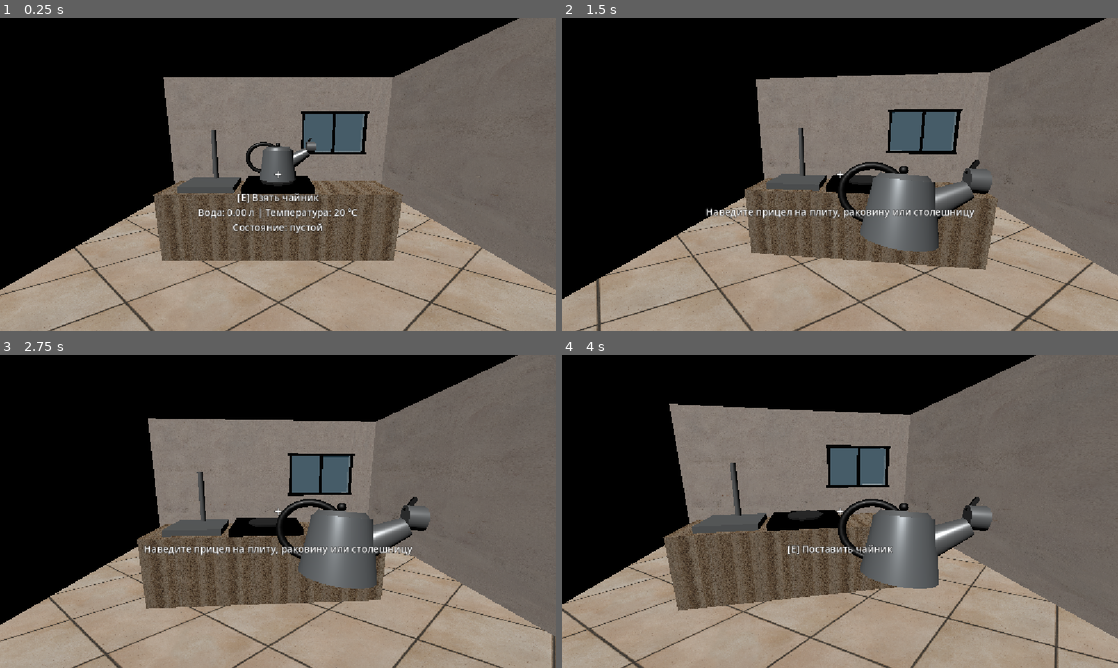
Above: before the commit, frames 1-4 (two rows, left to right).
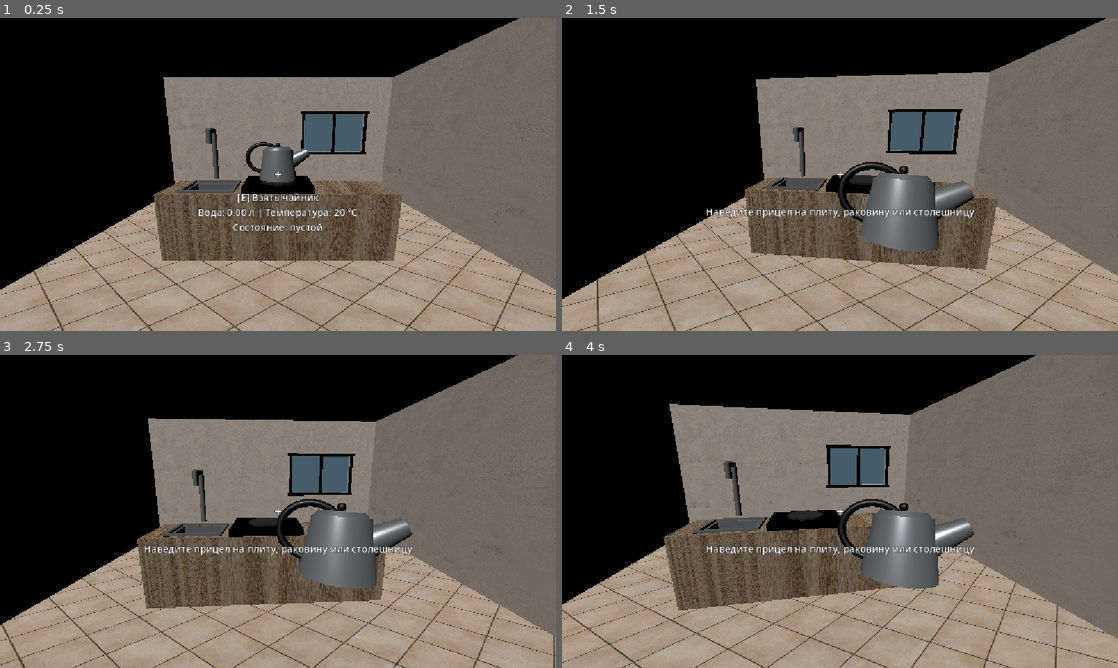
Above: after the commit, the same moments.

Repository: moorozoov/kettle-simulator
Game: Godot game, scene res://scenes/main.tscn
Two runs of this game, one before a commit and one after it. Both use one fixed random seed, a clock stepped at 60 frames per second and the inputs below.
Inputs (mouse positions are in pixels of both pictures, inside the frame that each line leads up to):
- Up to frame 1 (0.25 s): no input
- Up to frame 2 (1.5 s): tap Enter at 0.5 s; move the mouse to (867, 174) at 0.52 s; hold E (interact) 0.53-1.28 s; click (867, 174) at 0.67 s; tap Space at 1.25 s; move the mouse to (812, 174) at 1.27 s; tap E (interact) at 1.35 s; click (812, 174) at 1.42 s
- Up to frame 3 (2.75 s): tap Enter at 2 s; move the mouse to (289, 505) at 2.02 s; hold E (interact) from 2.03 s (still down); click (289, 505) at 2.17 s
- Up to frame 4 (4 s): tap Space at 2.75 s; move the mouse to (834, 517) at 2.77 s; release E (interact) at 2.78 s; tap E (interact) at 2.85 s; click (834, 517) at 2.92 s; tap Enter at 3.5 s; move the mouse to (878, 514) at 3.52 s; hold E (interact) from 3.53 s (still down); click (878, 514) at 3.67 s

The runs differ from the first frame. In frame 1, 5.2% of the frame differs, in the area x 0-100%, y 10-100%; in frame 2, 4.7%; in frame 3, 4.8%; in frame 4, 5.8%, in the area x 0-100%, y 2-100%.

Commit message:
fix: refine kitchen visuals and kettle states

Diff:
--- a/assets/materials/pbr/interior_tiles/interior_tiles.tres
+++ b/assets/materials/pbr/interior_tiles/interior_tiles.tres
@@ -13,4 +13,4 @@
 normal_texture = ExtResource("2_normal")
 ao_enabled = true
 ao_texture = ExtResource("4_ao")
-uv1_scale = Vector3(4, 4, 4)
+uv1_scale = Vector3(8, 8, 8)
--- a/assets/materials/pbr/kitchen_wood/kitchen_wood.tres
+++ b/assets/materials/pbr/kitchen_wood/kitchen_wood.tres
@@ -12,4 +12,4 @@
 normal_texture = ExtResource("2_normal")
 ao_enabled = true
 ao_texture = ExtResource("4_ao")
-uv1_scale = Vector3(10, 10, 10)
+uv1_scale = Vector3(3, 1, 1)
--- a/assets/materials/pbr/painted_plaster/painted_plaster.tres
+++ b/assets/materials/pbr/painted_plaster/painted_plaster.tres
@@ -6,7 +6,7 @@
 [ext_resource type="Texture2D" path="res://assets/materials/pbr/painted_plaster/painted_plaster_ao_1k.png" id="4_ao"]
 
 [resource]
-albedo_color = Color(0.91, 0.88, 0.84, 1)
+albedo_color = Color(0.94, 0.91, 0.86, 1)
 albedo_texture = ExtResource("1_albedo")
 roughness_texture = ExtResource("3_rough")
 normal_enabled = true
@@ -14,4 +14,4 @@
 normal_texture = ExtResource("2_normal")
 ao_enabled = true
 ao_texture = ExtResource("4_ao")
-uv1_scale = Vector3(2, 2, 2)
+uv1_scale = Vector3(3, 2, 3)
--- a/scenes/interactables/kettle.tscn
+++ b/scenes/interactables/kettle.tscn
@@ -110,9 +110,9 @@
 
 [sub_resource type="CylinderMesh" id="CylinderMesh_whistle_cap"]
 material = ExtResource("1_wwbax")
-top_radius = 0.075
-bottom_radius = 0.075
-height = 0.105
+top_radius = 0.06
+bottom_radius = 0.073
+height = 0.055
 radial_segments = 24
 
 [sub_resource type="CylinderMesh" id="CylinderMesh_whistle_opening"]
@@ -144,16 +144,16 @@
 transform = Transform3D(0.49999997, 0.86602545, 0, -0.86602545, 0.49999997, 0, 0, 0, 1, 0.25, 0.29, 0)
 mesh = SubResource("CylinderMesh_pgvm0")
 
-[node name="WhistleCap" type="MeshInstance3D" parent="."]
-transform = Transform3D(0, -1, 0, 1, 0, 0, 0, 0, 1, 0.43, 0.43, 0)
+[node name="WhistleCap" type="MeshInstance3D" parent="Spout"]
+transform = Transform3D(1, 0, 0, 0, 1, 0, 0, 0, 1, 0, -0.185, 0)
 mesh = SubResource("CylinderMesh_whistle_cap")
 
-[node name="WhistleOpening" type="MeshInstance3D" parent="."]
-transform = Transform3D(0, -1, 0, 1, 0, 0, 0, 0, 1, 0.486, 0.43, 0)
+[node name="WhistleOpening" type="MeshInstance3D" parent="Spout"]
+transform = Transform3D(1, 0, 0, 0, -1, 0, 0, 0, -1, 0, -0.216, 0)
 mesh = SubResource("CylinderMesh_whistle_opening")
 
-[node name="WhistleLever" type="MeshInstance3D" parent="."]
-transform = Transform3D(0.8660254, 0.5, 0, -0.5, 0.8660254, 0, 0, 0, 1, 0.405, 0.51, 0)
+[node name="WhistleLever" type="MeshInstance3D" parent="Spout"]
+transform = Transform3D(0.8660254, -0.5, 0, 0.5, 0.8660254, 0, 0, 0, 1, 0.075, -0.18, 0)
 mesh = SubResource("BoxMesh_whistle_lever")
 
 [node name="Handle" type="MeshInstance3D" parent="." unique_id=1180051132]
--- a/scenes/main.tscn
+++ b/scenes/main.tscn
@@ -16,9 +16,17 @@
 material = ExtResource("2_o6xl0")
 size = Vector3(6, 0.1, 6)
 
-[sub_resource type="BoxMesh" id="BoxMesh_fkk8u"]
+[sub_resource type="BoxMesh" id="BoxMesh_counter_left"]
 material = ExtResource("3_tipki")
-size = Vector3(3, 0.9, 0.7)
+size = Vector3(0.25, 0.9, 0.7)
+
+[sub_resource type="BoxMesh" id="BoxMesh_counter_right"]
+material = ExtResource("3_tipki")
+size = Vector3(2.05, 0.9, 0.7)
+
+[sub_resource type="BoxMesh" id="BoxMesh_counter_sink_strip"]
+material = ExtResource("3_tipki")
+size = Vector3(0.7, 0.9, 0.075)
 
 [sub_resource type="BoxMesh" id="BoxMesh_pgvm0"]
 material = ExtResource("4_85g3d")
@@ -35,17 +43,47 @@
 radius = 0.23
 
 [sub_resource type="BoxShape3D" id="BoxShape3D_counter_place"]
-size = Vector3(1.0, 0.12, 0.6)
-
-[sub_resource type="BoxMesh" id="BoxMesh_pdowp"]
-material = ExtResource("5_choun")
-size = Vector3(0.7, 0.08, 0.55)
+size = Vector3(0.8, 0.16, 0.3)
+
+[sub_resource type="BoxMesh" id="BoxMesh_sink_basin"]
+material = ExtResource("5_choun")
+size = Vector3(0.57, 0.035, 0.42)
+
+[sub_resource type="BoxMesh" id="BoxMesh_sink_inner_long"]
+material = ExtResource("5_choun")
+size = Vector3(0.57, 0.18, 0.035)
+
+[sub_resource type="BoxMesh" id="BoxMesh_sink_inner_short"]
+material = ExtResource("5_choun")
+size = Vector3(0.035, 0.18, 0.42)
+
+[sub_resource type="BoxMesh" id="BoxMesh_sink_rim_long"]
+material = ExtResource("5_choun")
+size = Vector3(0.7, 0.025, 0.045)
+
+[sub_resource type="BoxMesh" id="BoxMesh_sink_rim_short"]
+material = ExtResource("5_choun")
+size = Vector3(0.045, 0.025, 0.46)
 
 [sub_resource type="CylinderMesh" id="CylinderMesh_fkk8u"]
 material = ExtResource("5_choun")
 top_radius = 0.035
 bottom_radius = 0.035
 height = 0.7
+
+[sub_resource type="CylinderMesh" id="CylinderMesh_faucet_arm"]
+material = ExtResource("5_choun")
+top_radius = 0.035
+bottom_radius = 0.035
+height = 0.24
+radial_segments = 20
+
+[sub_resource type="CylinderMesh" id="CylinderMesh_faucet_nozzle"]
+material = ExtResource("5_choun")
+top_radius = 0.04
+bottom_radius = 0.035
+height = 0.18
+radial_segments = 20
 
 [sub_resource type="CylinderMesh" id="CylinderMesh_pgvm0"]
 material = ExtResource("9_85g3d")
@@ -156,17 +194,32 @@
 
 [node name="Counter" type="MeshInstance3D" parent="." unique_id=635066553]
 transform = Transform3D(1, 0, 0, 0, 1, 0, 0, 0, 1, 0, 0.45, 0)
-mesh = SubResource("BoxMesh_fkk8u")
+
+[node name="LeftSection" type="MeshInstance3D" parent="Counter"]
+transform = Transform3D(1, 0, 0, 0, 1, 0, 0, 0, 1, -1.375, 0, 0)
+mesh = SubResource("BoxMesh_counter_left")
+
+[node name="RightSection" type="MeshInstance3D" parent="Counter"]
+transform = Transform3D(1, 0, 0, 0, 1, 0, 0, 0, 1, 0.475, 0, 0)
+mesh = SubResource("BoxMesh_counter_right")
+
+[node name="SinkBackStrip" type="MeshInstance3D" parent="Counter"]
+transform = Transform3D(1, 0, 0, 0, 1, 0, 0, 0, 1, -0.9, 0, -0.3125)
+mesh = SubResource("BoxMesh_counter_sink_strip")
+
+[node name="SinkFrontStrip" type="MeshInstance3D" parent="Counter"]
+transform = Transform3D(1, 0, 0, 0, 1, 0, 0, 0, 1, -0.9, 0, 0.3125)
+mesh = SubResource("BoxMesh_counter_sink_strip")
 
 [node name="CounterPlacement" type="StaticBody3D" parent="."]
-transform = Transform3D(1, 0, 0, 0, 1, 0, 0, 0, 1, 1.0, 0.94, 0)
+transform = Transform3D(1, 0, 0, 0, 1, 0, 0, 0, 1, 0.9, 0.94, 0.2)
 script = ExtResource("11_counter_place")
 
 [node name="CollisionShape3D" type="CollisionShape3D" parent="CounterPlacement"]
 shape = SubResource("BoxShape3D_counter_place")
 
 [node name="KettlePoint" type="Marker3D" parent="CounterPlacement"]
-transform = Transform3D(1, 0, 0, 0, 1, 0, 0, 0, 1, 0, 0.07, 0)
+transform = Transform3D(1, 0, 0, 0, 1, 0, 0, 0, 1, 0, -0.06, -0.1)
 
 [node name="Stove" type="MeshInstance3D" parent="." unique_id=1635088889]
 transform = Transform3D(1, 0, 0, 0, 1, 0, 0, 0, 1, 0, 0.94, 0)
@@ -187,17 +240,60 @@
 
 [node name="Sink" type="MeshInstance3D" parent="." unique_id=2075283334]
 transform = Transform3D(1, 0, 0, 0, 1, 0, 0, 0, 1, -0.9, 0.94, 0)
-mesh = SubResource("BoxMesh_pdowp")
 
 [node name="KettlePoint" type="Marker3D" parent="Sink" unique_id=191558176]
 transform = Transform3D(1, 0, 0, 0, 1, 0, 0, 0, 1, 0, 0.06999999, 0)
 
+[node name="BasinInterior" type="MeshInstance3D" parent="Sink"]
+transform = Transform3D(1, 0, 0, 0, 1, 0, 0, 0, 1, 0, -0.22, 0)
+mesh = SubResource("BoxMesh_sink_basin")
+
+[node name="BasinWallFront" type="MeshInstance3D" parent="Sink"]
+transform = Transform3D(1, 0, 0, 0, 1, 0, 0, 0, 1, 0, -0.13, 0.21)
+mesh = SubResource("BoxMesh_sink_inner_long")
+
+[node name="BasinWallBack" type="MeshInstance3D" parent="Sink"]
+transform = Transform3D(1, 0, 0, 0, 1, 0, 0, 0, 1, 0, -0.13, -0.21)
+mesh = SubResource("BoxMesh_sink_inner_long")
+
+[node name="BasinWallLeft" type="MeshInstance3D" parent="Sink"]
+transform = Transform3D(1, 0, 0, 0, 1, 0, 0, 0, 1, -0.285, -0.13, 0)
+mesh = SubResource("BoxMesh_sink_inner_short")
+
+[node name="BasinWallRight" type="MeshInstance3D" parent="Sink"]
+transform = Transform3D(1, 0, 0, 0, 1, 0, 0, 0, 1, 0.285, -0.13, 0)
+mesh = SubResource("BoxMesh_sink_inner_short")
+
+[node name="RimFront" type="MeshInstance3D" parent="Sink"]
+transform = Transform3D(1, 0, 0, 0, 1, 0, 0, 0, 1, 0, -0.025, 0.252)
+mesh = SubResource("BoxMesh_sink_rim_long")
+
+[node name="RimBack" type="MeshInstance3D" parent="Sink"]
+transform = Transform3D(1, 0, 0, 0, 1, 0, 0, 0, 1, 0, -0.025, -0.252)
+mesh = SubResource("BoxMesh_sink_rim_long")
+
+[node name="RimLeft" type="MeshInstance3D" parent="Sink"]
+transform = Transform3D(1, 0, 0, 0, 1, 0, 0, 0, 1, -0.327, -0.025, 0)
+mesh = SubResource("BoxMesh_sink_rim_short")
+
+[node name="RimRight" type="MeshInstance3D" parent="Sink"]
+transform = Transform3D(1, 0, 0, 0, 1, 0, 0, 0, 1, 0.327, -0.025, 0)
+mesh = SubResource("BoxMesh_sink_rim_short")
+
 [node name="Faucet" type="MeshInstance3D" parent="Sink" unique_id=1051509365]
-transform = Transform3D(1, 0, 0, 0, 1, 0, 0, 0, 1, 0, 0.37999994, -0.2)
+transform = Transform3D(1, 0, 0, 0, 1, 0, 0, 0, 1, 0, 0.38, -0.22)
 mesh = SubResource("CylinderMesh_fkk8u")
 
+[node name="FaucetArm" type="MeshInstance3D" parent="Sink"]
+transform = Transform3D(1, 0, 0, 0, 0, 1, 0, -1, 0, 0, 0.72, -0.11)
+mesh = SubResource("CylinderMesh_faucet_arm")
+
+[node name="FaucetNozzle" type="MeshInstance3D" parent="Sink"]
+transform = Transform3D(1, 0, 0, 0, 1, 0, 0, 0, 1, 0, 0.64, 0)
+mesh = SubResource("CylinderMesh_faucet_nozzle")
+
 [node name="WaterStream" type="MeshInstance3D" parent="Sink" unique_id=2007514268]
-transform = Transform3D(1, 0, 0, 0, 1, 0, 0, 0, 1, 0, 0.55, 0)
+transform = Transform3D(1, 0, 0, 0, 1, 0, 0, 0, 1, 0, 0.375, 0)
 visible = false
 material_override = ExtResource("9_85g3d")
 mesh = SubResource("CylinderMesh_pgvm0")
--- a/scripts/gameplay_regression_test.gd
+++ b/scripts/gameplay_regression_test.gd
@@ -26,6 +26,8 @@
 	var steam: GPUParticles3D = kettle_root.get_node("SteamParticles") as GPUParticles3D
 	var whistle: AudioStreamPlayer3D = kettle_root.get_node("WhistlePlayer") as AudioStreamPlayer3D
 	_check_whistle_structure(kettle_root, whistle)
+	_check_counter_placement(counter)
+	_check_sink_geometry(scene)
 
 	var stations: Array[StaticBody3D] = [counter, sink, burner]
 	kettle.set("water_liters", 1.0)
@@ -45,6 +47,17 @@
 		_check(not collision.disabled, "placement collision %d" % (cycle + 1))
 		_check(kettle_root.get_parent() == scene, "placement parent %d" % (cycle + 1))
 		_check(kettle_root.global_transform.is_equal_approx(target), "placement transform %d" % (cycle + 1))
+	_check(
+		(kettle.call("_get_state_text") as String).contains("остывает"),
+		"hot kettle on counter reports cooling"
+	)
+	camera.call("pick_up_kettle", kettle)
+	camera.set("current_interactable", sink)
+	camera.call("_try_place_kettle")
+	_check(
+		(kettle.call("_get_state_text") as String).contains("остывает"),
+		"hot kettle in sink reports cooling"
+	)
 
 	# Rejected destinations keep the kettle held; a later valid target recovers.
 	camera.call("pick_up_kettle", kettle)
@@ -68,6 +81,18 @@
 	camera.set("current_interactable", burner)
 	camera.call("_try_place_kettle")
 	kettle.set("water_liters", 1.0)
+	kettle.set("temperature", 50.0)
+	burner.call("interact", camera)
+	_check(
+		(kettle.call("_get_state_text") as String).contains("нагревается"),
+		"active burner reports heating"
+	)
+	burner.call("interact", camera)
+	kettle.set("temperature", 20.0)
+	_check(
+		(kettle.call("_get_state_text") as String).contains("холодный"),
+		"room-temperature kettle remains cold"
+	)
 	kettle.set("temperature", 99.0)
 	for toggle: int in range(10):
 		burner.call("interact", camera)
@@ -77,6 +102,10 @@
 		_check((kettle.call("_should_emit_boiling_feedback") as bool) == expected, "predicate transition %d" % (toggle + 1))
 		_check(steam.emitting == expected, "steam transition %d" % (toggle + 1))
 		_check(whistle.playing == expected, "audio transition %d" % (toggle + 1))
+	_check(
+		(kettle.call("_get_state_text") as String).contains("остывает"),
+		"turned-off burner changes near-boiling state to cooling"
+	)
 
 	# Empty and burned kettles never whistle on an active burner.
 	burner.call("interact", camera)
@@ -89,6 +118,10 @@
 	kettle.call("_update_visuals")
 	_check(not (kettle.call("_should_emit_boiling_feedback") as bool), "burned predicate is false")
 	_check(not whistle.playing and not steam.emitting, "burned feedback is off")
+	_check(
+		(kettle.call("_get_state_text") as String).contains("сгорел"),
+		"burned state keeps priority over cooling"
+	)
 
 	# Pickup from an active sounding burner stops both outputs.
 	kettle.set("is_burned", false)
@@ -102,16 +135,48 @@
 	_finish()
 
 func _check_whistle_structure(root_node: Node3D, player: AudioStreamPlayer3D) -> void:
+	var spout: MeshInstance3D = root_node.get_node("Spout") as MeshInstance3D
+	var spout_mesh: CylinderMesh = spout.mesh as CylinderMesh
 	for node_name: String in ["WhistleCap", "WhistleOpening", "WhistleLever"]:
-		var part: MeshInstance3D = root_node.get_node_or_null(node_name) as MeshInstance3D
+		var part: MeshInstance3D = root_node.find_child(
+			node_name,
+			true,
+			false
+		) as MeshInstance3D
 		_check(part != null and part.mesh != null, "%s is a physical mesh" % node_name)
 		if part != null:
 			_check(
-				part.position.x > 0.35 and part.position.y > 0.35,
-				"%s is positioned at the spout tip" % node_name
+				part.get_parent().name == "Spout",
+				"%s is attached to the spout" % node_name
 			)
-	var cap: MeshInstance3D = root_node.get_node("WhistleCap") as MeshInstance3D
-	_check(cap.position.x > 0.35 and cap.position.y > 0.35, "whistle is on spout tip")
+	var cap: MeshInstance3D = spout.get_node("WhistleCap") as MeshInstance3D
+	var cap_mesh: CylinderMesh = cap.mesh as CylinderMesh
+	var opening: MeshInstance3D = spout.get_node("WhistleOpening") as MeshInstance3D
+	var lever: MeshInstance3D = spout.get_node("WhistleLever") as MeshInstance3D
+	var spout_outward_tip: float = -spout_mesh.height * 0.5
+	var cap_inner_edge: float = cap.position.y + cap_mesh.height * 0.5
+	var cap_outer_edge: float = cap.position.y - cap_mesh.height * 0.5
+	_check(cap.position.y < spout_outward_tip, "whistle cap is beyond outward spout tip")
+	_check(cap_inner_edge >= spout_outward_tip - 0.01, "whistle cap overlaps spout end")
+	_check(
+		absf(cap.transform.basis.y.normalized().dot(Vector3.UP)) > 0.999,
+		"whistle cap axis matches spout axis"
+	)
+	_check(
+		opening.position.y >= cap_outer_edge - 0.02
+		and opening.position.y <= cap.position.y,
+		"whistle opening closes the cap outlet"
+	)
+	_check(
+		lever.position.y >= cap_outer_edge
+		and lever.position.y <= cap_inner_edge,
+		"whistle lever remains attached to cap"
+	)
+	_check(
+		cap.global_position.distance_to(root_node.global_position)
+		> spout.global_position.distance_to(root_node.global_position),
+		"whistle is farther outward than spout center"
+	)
 	var players: Array[Node] = root_node.find_children("*", "AudioStreamPlayer3D", true, false)
 	_check(players.size() == 1, "exactly one 3D audio player")
 	_check(player.stream != null, "whistle audio stream is assigned")
@@ -120,6 +185,67 @@
 	_check(is_equal_approx(player.volume_db, -20.0), "whistle is -20 dB")
 	_check(is_equal_approx(player.max_distance, 5.0), "whistle max distance is 5 m")
 
+func _check_counter_placement(counter: StaticBody3D) -> void:
+	var marker: Marker3D = counter.get_node("KettlePoint") as Marker3D
+	var collision: CollisionShape3D = counter.get_node("CollisionShape3D") as CollisionShape3D
+	var shape: BoxShape3D = collision.shape as BoxShape3D
+	var target: Vector3 = marker.global_position
+	_check(target.x >= 0.55 and target.x <= 1.35, "counter target is on free right side")
+	_check(target.z >= -0.1 and target.z <= 0.11, "counter target stays on countertop depth")
+	_check(absf(target.z) + 0.25 <= 0.351, "kettle footprint stays on countertop")
+	_check(is_equal_approx(target.y + 0.02, 0.9), "kettle base touches top surface")
+	_check(shape != null and shape.size.z <= 0.3, "counter ray zone covers front surface only")
+
+func _check_sink_geometry(scene: Node) -> void:
+	var sink: MeshInstance3D = scene.get_node("Sink") as MeshInstance3D
+	var bottom: MeshInstance3D = sink.get_node("BasinInterior") as MeshInstance3D
+	var bottom_mesh: BoxMesh = bottom.mesh as BoxMesh
+	_check(sink.mesh == null, "sink has no solid flat cover mesh")
+	_check(bottom_mesh != null, "sink has a physical recessed bottom")
+	var bottom_top: float = bottom.global_position.y + bottom_mesh.size.y * 0.5
+	_check(
+		bottom_top < sink.global_position.y - 0.1,
+		"sink bottom is recessed below counter top"
+	)
+
+	for wall_name: String in [
+		"BasinWallFront",
+		"BasinWallBack",
+		"BasinWallLeft",
+		"BasinWallRight"
+	]:
+		var wall: MeshInstance3D = sink.get_node_or_null(wall_name) as MeshInstance3D
+		_check(wall != null and wall.mesh != null, "%s closes basin" % wall_name)
+
+	for rim_name: String in ["RimFront", "RimBack", "RimLeft", "RimRight"]:
+		var rim: MeshInstance3D = sink.get_node_or_null(rim_name) as MeshInstance3D
+		_check(rim != null and rim.mesh != null, "%s frames basin opening" % rim_name)
+
+	var nozzle: MeshInstance3D = sink.get_node("FaucetNozzle") as MeshInstance3D
+	var stream: MeshInstance3D = sink.get_node("WaterStream") as MeshInstance3D
+	var nozzle_mesh: CylinderMesh = nozzle.mesh as CylinderMesh
+	var stream_mesh: CylinderMesh = stream.mesh as CylinderMesh
+	_check(
+		nozzle.position.is_equal_approx(Vector3(0.0, 0.64, 0.0)),
+		"faucet nozzle keeps approved alignment"
+	)
+	_check(
+		stream.position.is_equal_approx(Vector3(0.0, 0.375, 0.0)),
+		"water stream keeps approved alignment"
+	)
+	_check(
+		is_equal_approx(nozzle.global_position.x, stream.global_position.x)
+		and is_equal_approx(nozzle.global_position.z, stream.global_position.z),
+		"faucet stream remains centered below nozzle"
+	)
+	var nozzle_bottom: float = nozzle.global_position.y - nozzle_mesh.height * 0.5
+	var stream_top: float = stream.global_position.y + stream_mesh.height * 0.5
+	_check(is_equal_approx(nozzle_bottom, stream_top), "stream starts at nozzle outlet")
+	_check(
+		stream.global_transform.basis.y.normalized().dot(Vector3.UP) > 0.999,
+		"faucet stream remains vertical"
+	)
+
 func _check(condition: bool, description: String) -> void:
 	if condition:
 		print("PASS: %s" % description)
--- a/scripts/interactions/kettle_interaction.gd
+++ b/scripts/interactions/kettle_interaction.gd
@@ -145,6 +145,13 @@
 
 	return current_station.is_heating()
 
+
+func _is_cooling() -> bool:
+	return (
+		not _is_being_heated()
+		and temperature > room_temperature + 1.0
+	)
+
 func _heat(delta: float) -> void:
 	if water_liters > 0.0:
 		if temperature < 100.0:
@@ -254,6 +261,12 @@
 	if water_liters <= 0.0:
 		return "Состояние: пустой"
 
+	# Heating state is determined by the active station, not merely by a
+	# still-high temperature. Once removed from an active burner, a hot
+	# kettle is cooling even while the water remains near boiling.
+	if _is_cooling():
+		return "Состояние: остывает"
+
 	if temperature >= 100.0:
 		return "Состояние: вода кипит"
 
